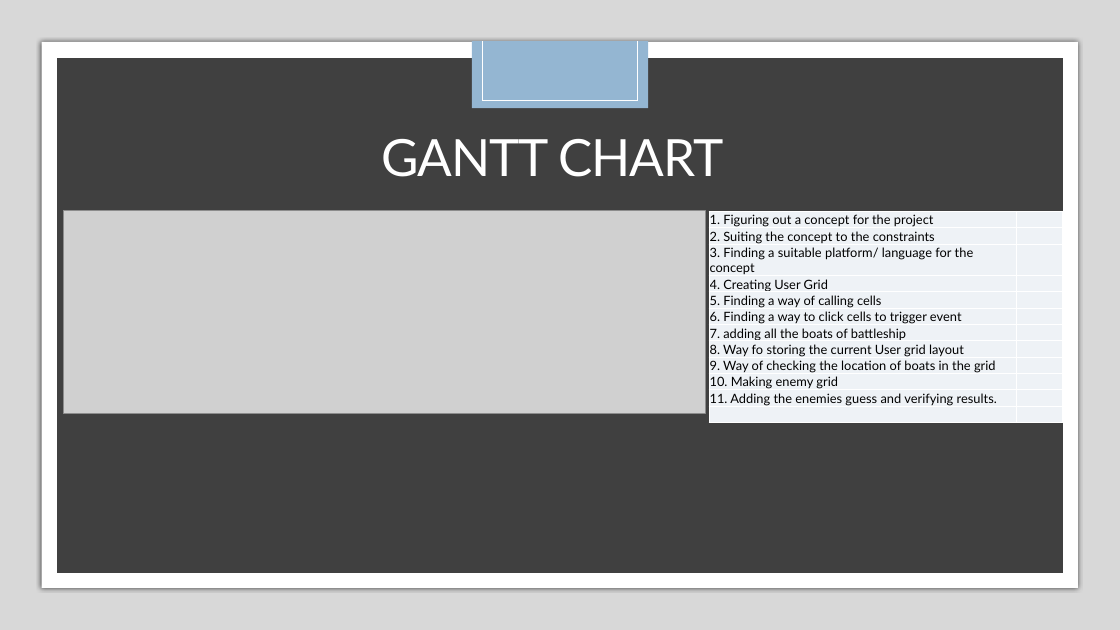
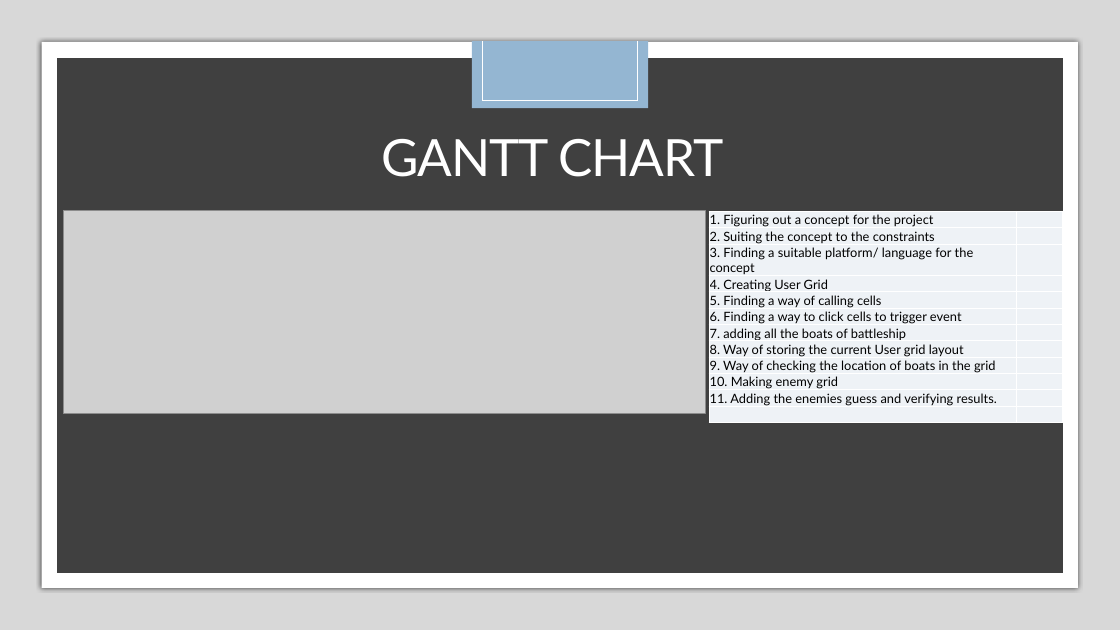
Before and after one commit to CalCal29/BattleShips, a slide deck: slide 6 of Not Code Related/Battleships PowerPoint.pptx. Drawn at 1120x630 pixels with LibreOffice and Linux fonts; fonts in the diff are those of the drawing; grey boxes stand for pictures. Boxes give left, top, right and bottom in pixels: in the first picture for what was removed or moved away, otherwise in the second. Text is boxed around its words. In the diff, an @@ line names an element or a change of style, - is before the commit and + after.

```diff
--- a/Not Code Related/Battleships PowerPoint.pptx
+++ b/Not Code Related/Battleships PowerPoint.pptx
@@ table at [709, 212, 1063, 418] @@
-row 8, column 1: 8. Way fo storing the current User grid layout
+row 8, column 1: 8. Way of storing the current User grid layout
```
Also in this commit, not shown: 3 other slides changed.
